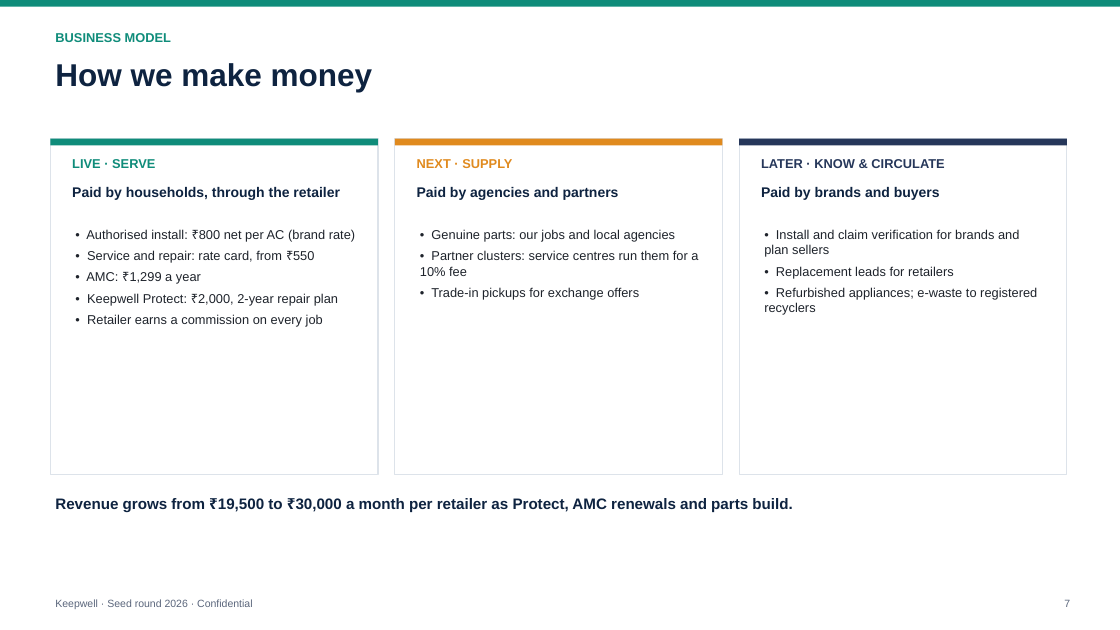
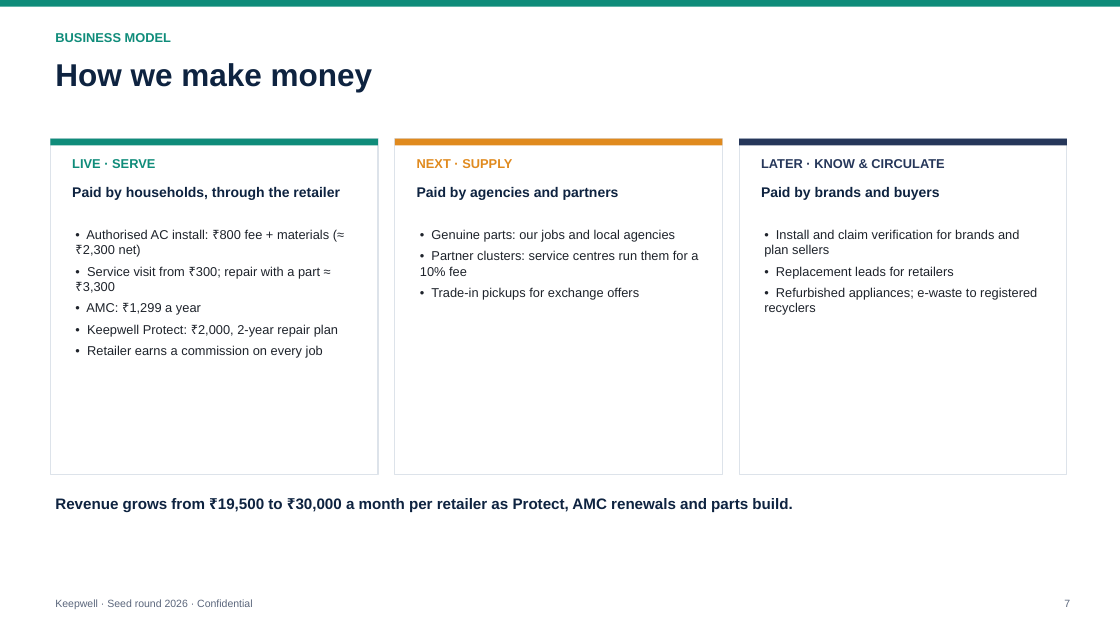
Before and after one commit to PrathyushaKalluri/keepwell, a slide deck: slide 7 of pitch_v2/deck/Keepwell_Seed_Deck.pptx. Drawn at 1120x630 pixels with LibreOffice and Linux fonts; fonts in the diff are those of the drawing. Boxes give left, top, right and bottom in pixels: in the first picture for what was removed or moved away, otherwise in the second. Text is boxed around its words. In the diff, an @@ line names an element or a change of style, - is before the commit and + after.

```diff
--- a/pitch_v2/deck/Keepwell_Seed_Deck.pptx
+++ b/pitch_v2/deck/Keepwell_Seed_Deck.pptx
@@ text at box(83, 229, 329, 293): text changed @@
-• Authorised install: ₹800 net per AC (brand rate)
-• Service and repair: rate card, from ₹550
+• Authorised AC install: ₹800 fee + materials (≈ ₹2,300 net)
+• Service visit from ₹300; repair with a part ≈ ₹3,300
```
Also in this commit, not shown: 2 other slides changed, 18 other files.
